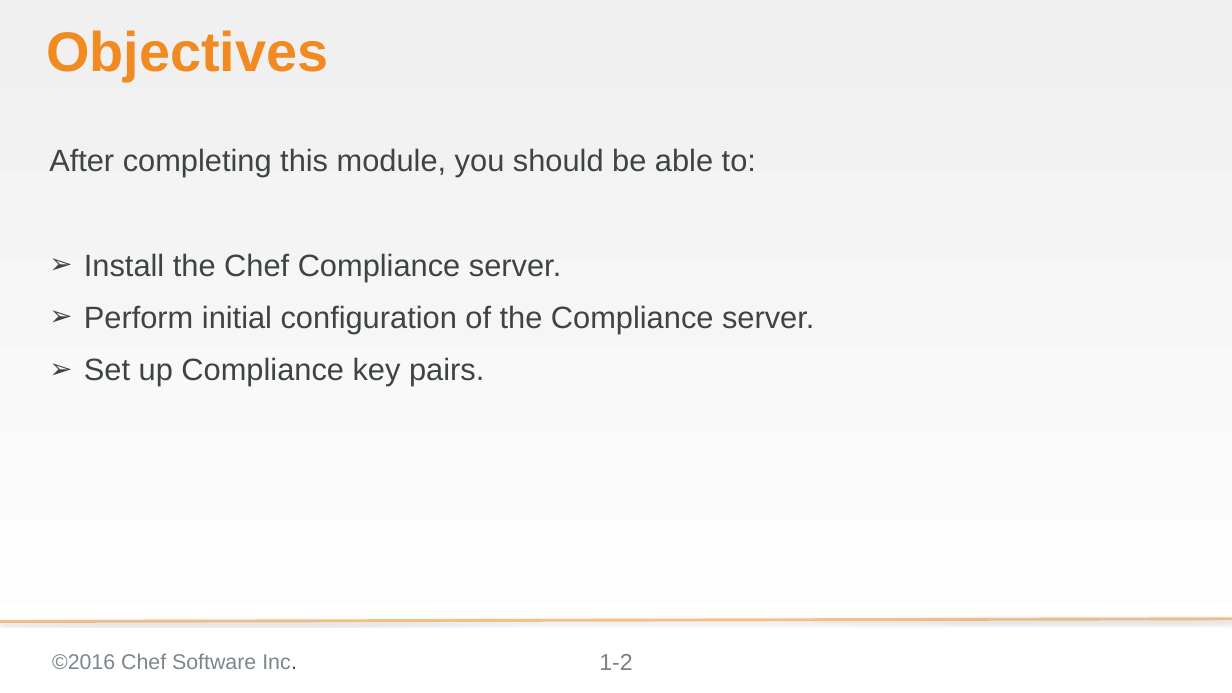
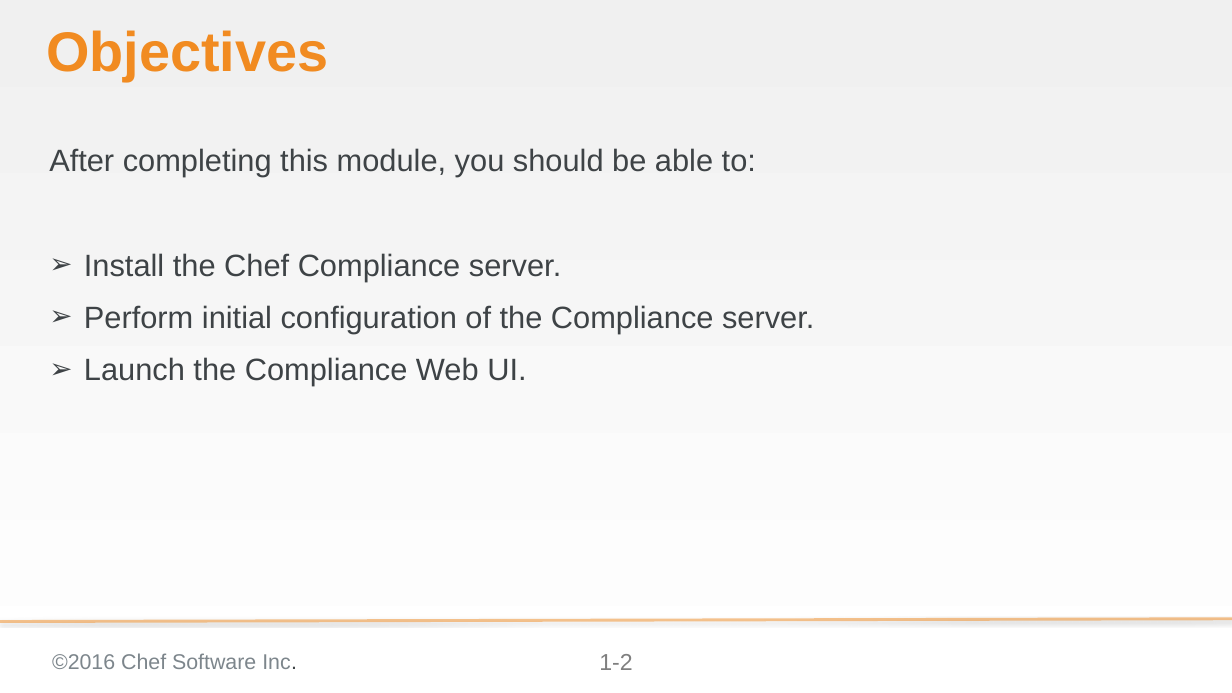
Before and after one commit to bchamby/chef-compliance-installation-configuration-operation, a slide deck: slide 2 of 02-Install.pptx. Drawn at 1232x693 pixels with LibreOffice and Linux fonts; fonts in the diff are those of the drawing; background and template pictures are left out. Boxes give left, top, right and bottom in pixels: in the first picture for what was removed or moved away, otherwise in the second. Text is boxed around its words. In the diff, an @@ line names an element or a change of style, - is before the commit and + after.

```diff
--- a/02-Install.pptx
+++ b/02-Install.pptx
@@ text at [84, 357, 526, 386]: text changed @@
-➢ Set up Compliance key pairs.
+➢ Launch the Compliance Web UI.
```
Also in this commit, not shown: 3 other slides changed, 1 slide added, 6 slides removed.
